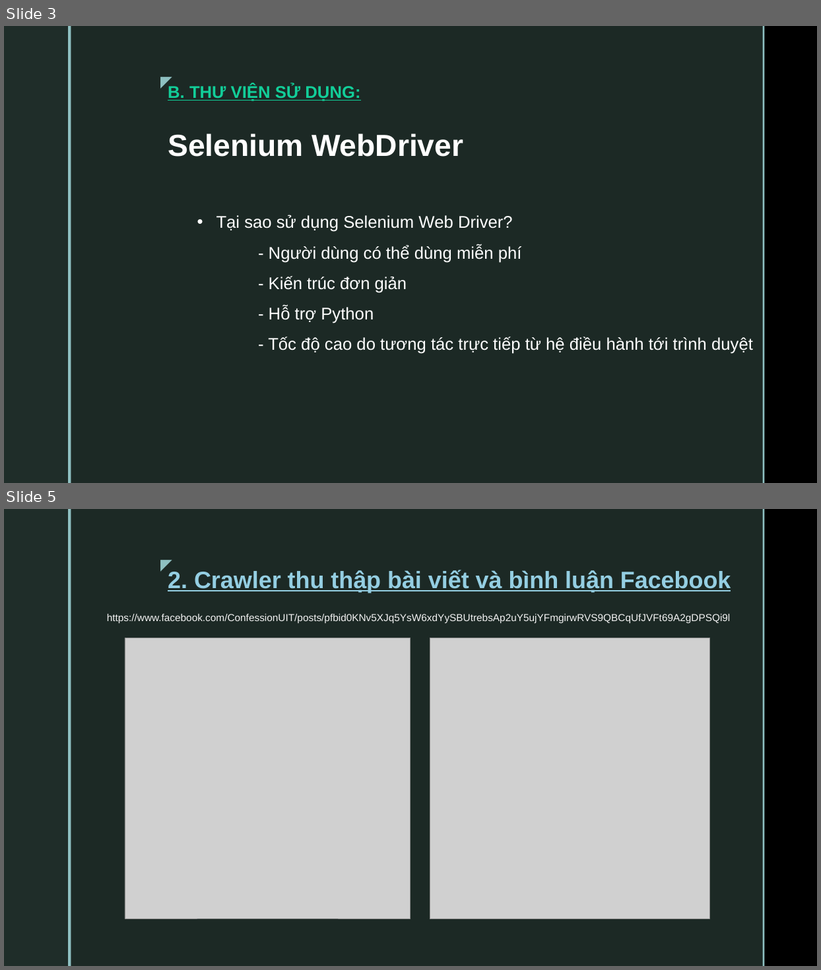
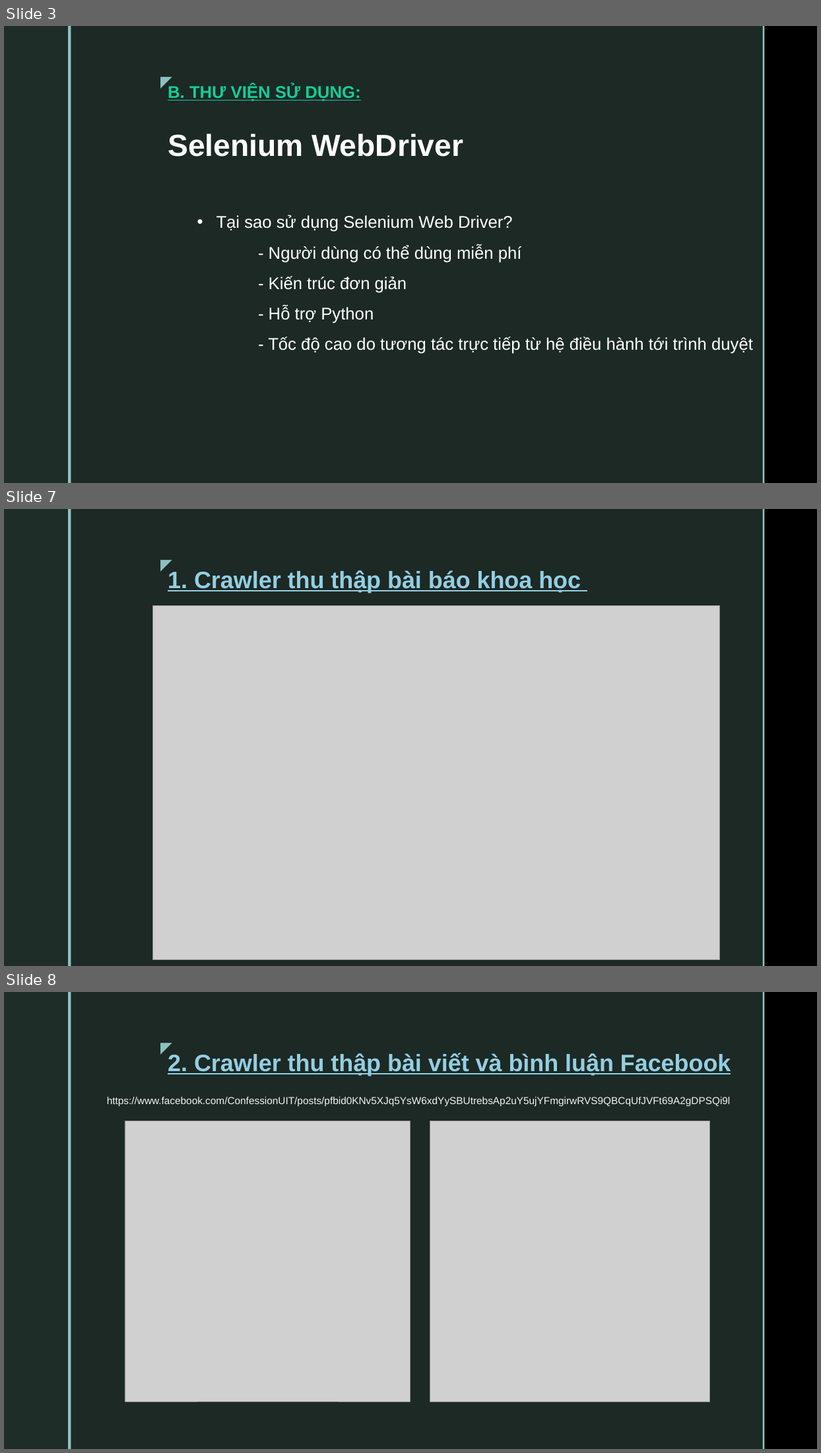
Before and after one commit to namt9/MultimediaComputing, a slide deck: Excercises/Crawler/Report.pptx. Shown one above the other, each under a label of ours: slides 3 and 5 before the commit, slides 3, 7 and 8 after it; the slides between them are not shown. The pictures are 821x970 and 821x1453 pixels, drawn with LibreOffice and Linux fonts; fonts in the diff are those of the drawing; grey boxes stand for pictures; background and template pictures are left out. Boxes give left, top, right and bottom in pixels: in the first picture for what was removed or moved away, otherwise in the second. Text is boxed around its words. In the diff, an @@ line names an element or a change of style, - is before the commit and + after.

```diff
--- a/Excercises/Crawler/Report.pptx
+++ b/Excercises/Crawler/Report.pptx
@@ slide 7 added at (4, 509, 817, 966), background picture (left out); not listed: 5 template elements that a slide beside it also shows @@
@@ text added at (168, 570, 581, 593), 28 pt, text #94CEE2, bold, underline @@
+1. Crawler thu thập bài báo khoa học
@@ picture added at (153, 605, 719, 960) @@
@@ what was slide 5 is now slide 8 @@
```
Also in this commit, not shown: 1 slide changed, 2 other slides added.
